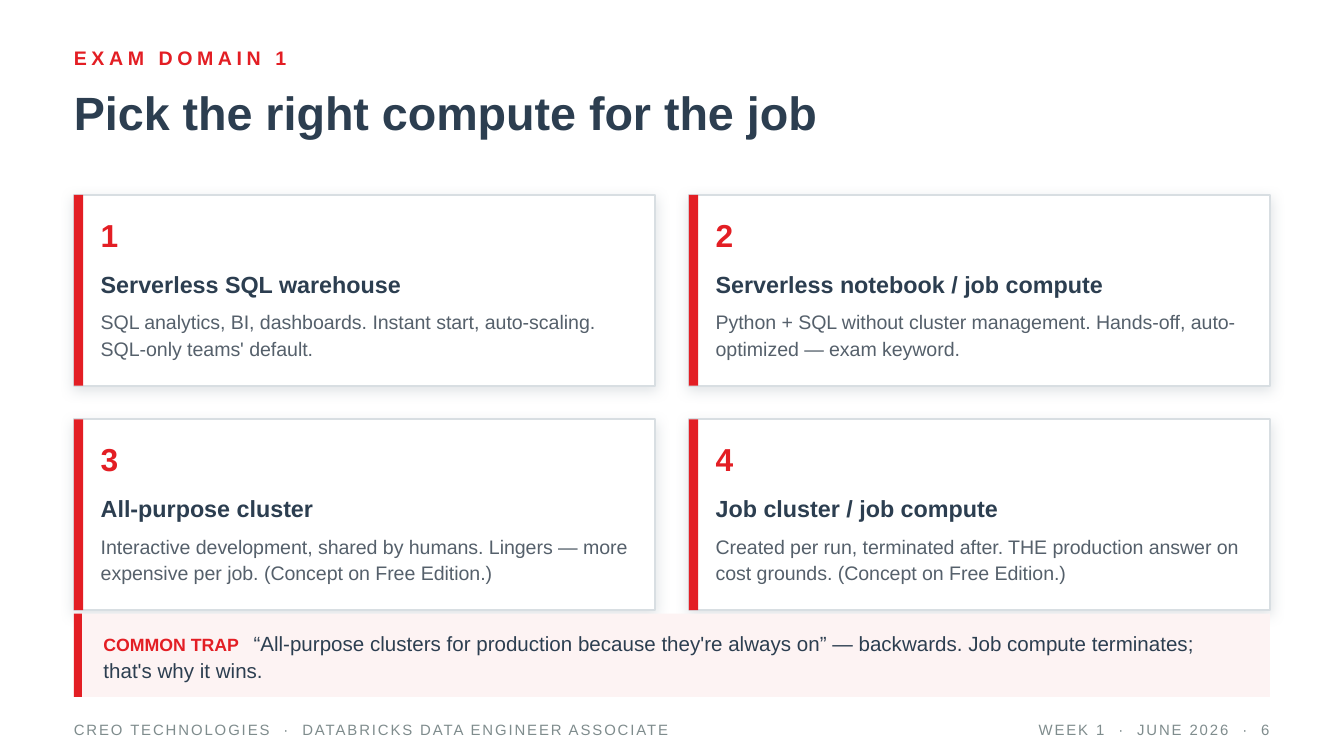
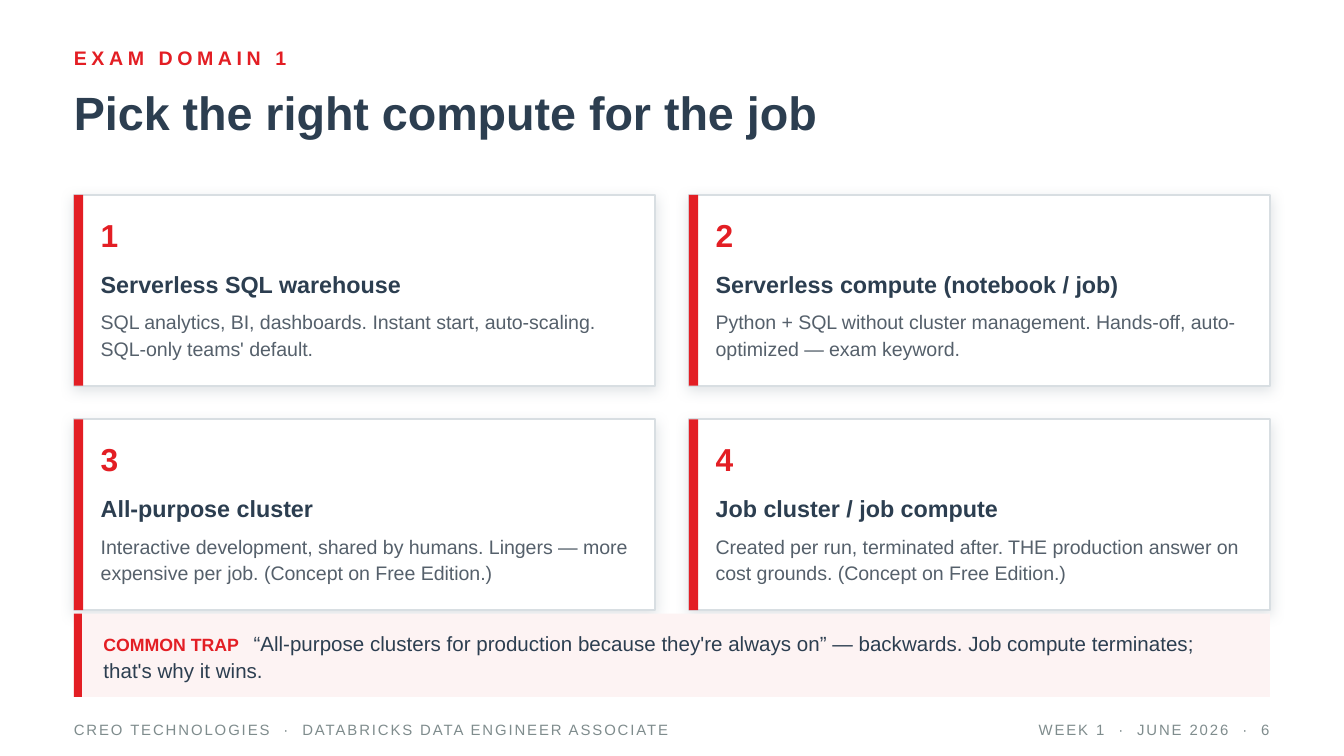
Before and after one commit to tatwan/Databricks_DE_Associate, a slide deck: slide 8 of slides/Week1_Lakehouse_Foundations.pptx. Drawn at 1344x756 pixels with LibreOffice and Linux fonts; fonts in the diff are those of the drawing. Boxes give left, top, right and bottom in pixels: in the first picture for what was removed or moved away, otherwise in the second. Text is boxed around its words. In the diff, an @@ line names an element or a change of style, - is before the commit and + after.

```diff
--- a/slides/Week1_Lakehouse_Foundations.pptx
+++ b/slides/Week1_Lakehouse_Foundations.pptx
@@ text at <box>716,276,1119,298</box>: text changed @@
-Serverless notebook / job compute
+Serverless compute (notebook / job)
```
Also in this commit, not shown: 2 other files.
